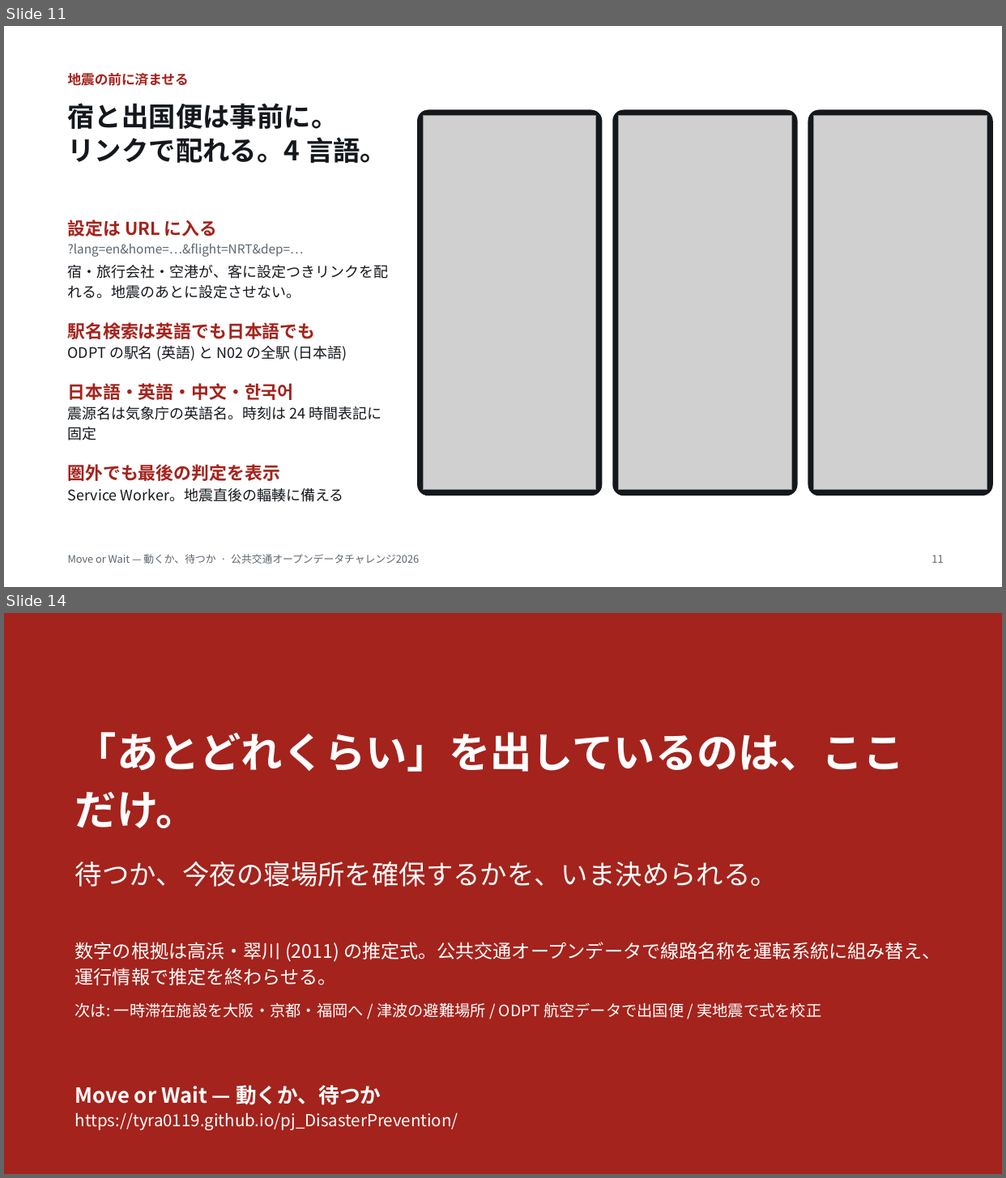
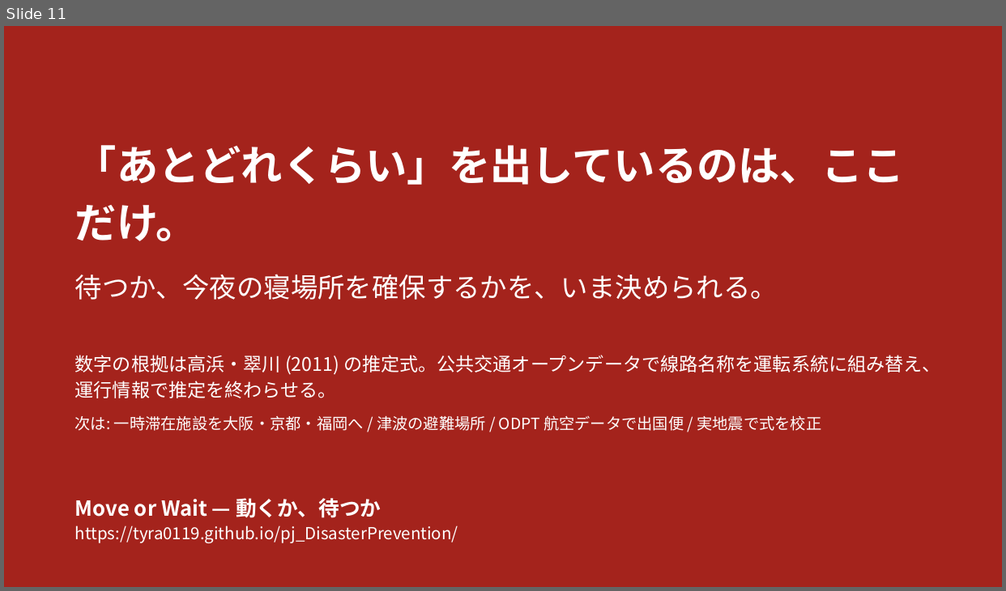
Before and after one commit to tyra0119/pj_DisasterPrevention, a slide deck: 公共交通オープンデータチャレンジ2026/紹介スライド.pptx. Shown one above the other, each under a label of ours: slides 11 and 14 before the commit, slide 11 after it; the slides between them are not shown. The pictures are 1006x1178 and 1006x591 pixels, drawn with LibreOffice and Linux fonts; fonts in the diff are those of the drawing; grey boxes stand for pictures. Boxes give left, top, right and bottom in pixels: in the first picture for what was removed or moved away, otherwise in the second. Text is boxed around its words. In the diff, an @@ line names an element or a change of style, - is before the commit and + after.

```diff
--- a/公共交通オープンデータチャレンジ2026/紹介スライド.pptx
+++ b/公共交通オープンデータチャレンジ2026/紹介スライド.pptx
@@ slide 11 removed at box(4, 26, 1002, 587), background #FFFFFF @@
@@ text removed at box(68, 72, 189, 86) @@
-地震の前に済ませる
@@ text removed at box(68, 103, 387, 163) @@
-宿と出国便は事前に。
-リンクで配れる。4 言語。
@@ rounded rectangle removed at box(417, 110, 602, 496) @@
@@ picture removed at box(424, 116, 596, 490) @@
@@ rounded rectangle removed at box(612, 110, 798, 496) @@
@@ picture removed at box(619, 116, 791, 490) @@
@@ rounded rectangle removed at box(808, 110, 993, 496) @@
@@ picture removed at box(814, 116, 987, 490) @@
@@ text removed at box(68, 220, 389, 502) @@
-設定は URL に入る
-?lang=en&home=…&flight=NRT&dep=…
-宿・旅行会社・空港が、客に設定つきリンクを配れる。地震のあとに設定させない。
-駅名検索は英語でも日本語でも
-ODPT の駅名 (英語) と N02 の全駅 (日本語)
-日本語・英語・中文・한국어
-震源名は気象庁の英語名。時刻は 24 時間表記に固定
-圏外でも最後の判定を表示
-Service Worker。地震直後の輻輳に備える
@@ text removed at box(68, 554, 419, 564) @@
-Move or Wait — 動くか、待つか · 公共交通オープンデータチャレンジ2026
@@ text removed at box(931, 555, 943, 563) @@
-11
@@ what was slide 14 is now slide 11 @@
```
Also in this commit, not shown: 9 slides changed, 2 other slides removed, 5 other files.
